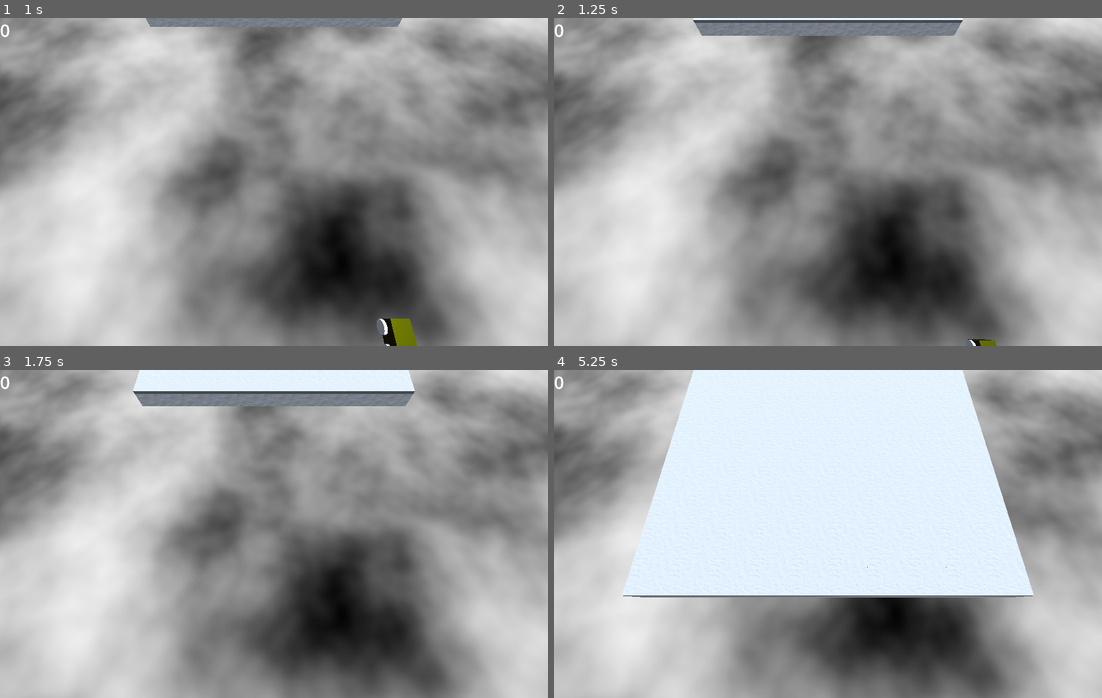
Above: before the commit, frames 1-4 (two rows, left to right).
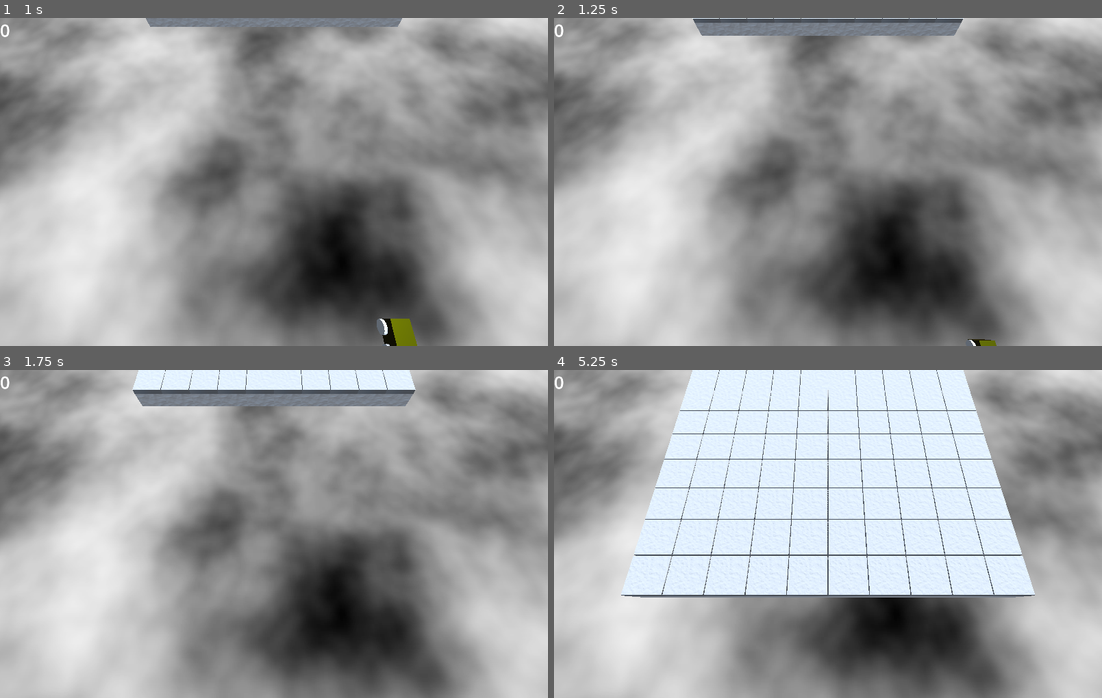
Above: after the commit, the same moments.

Repository: Blubtastic/minesweeper_2
Game: Godot game, scene res://Main.tscn
Two runs of this game, one before a commit and one after it. Both use one fixed random seed, a clock stepped at 60 frames per second and the inputs below.
Inputs:
- Up to frame 1 (1 s): tap Enter (ui_accept) at 0.5, 0.77 s; hold Right (ui_right) from 0.53 s (still down)
- Up to frame 2 (1.25 s): keep holding Right (ui_right)
- Up to frame 3 (1.75 s): release Right (ui_right) at 1.28 s; hold Down (ui_down) from 1.28 s (still down); tap Enter (ui_accept) at 1.52 s
- Up to frame 4 (5.25 s): release Down (ui_down) at 2.03 s; hold Right (ui_right) 2.03-2.78 s; hold Up (ui_up) 2.78-3.53 s; tap Enter (ui_accept) at 3.02, 3.77, 4.52 s; hold Left (ui_left) 3.53-5.03 s; hold Down (ui_down) from 5.03 s (still down)

Frame 1 is identical in both runs. In frame 2, 0.2% of the frame differs, in the area x 25-75%, y 0-2%; in frame 3, 0.3%; in frame 4, 2.3%, in the area x 12-88%, y 0-69%.

Commit message:
feat: cubes with visual borders

Diff:
--- a/shared/cube/Cube.tscn
+++ b/shared/cube/Cube.tscn
@@ -34,8 +34,12 @@
 heightmap_scale = -16.0
 refraction_scale = 0.08
 
-[sub_resource type="BoxMesh" id="BoxMesh_ccf4e"]
+[sub_resource type="CylinderMesh" id="CylinderMesh_sjbvx"]
 material = SubResource("StandardMaterial3D_xq44k")
+top_radius = 0.69
+bottom_radius = 0.707
+height = 1.5
+radial_segments = 4
 
 [sub_resource type="BoxShape3D" id="BoxShape3D_aokb8"]
 
@@ -105,8 +109,8 @@
 shape = SubResource("BoxShape3D_y1sac")
 
 [node name="TopMesh" type="MeshInstance3D" parent="."]
-transform = Transform3D(1, 0, 0, 0, 0.1, 0, 0, 0, 1, 0, 0.55, 0)
-mesh = SubResource("BoxMesh_ccf4e")
+transform = Transform3D(0.707107, 0, 0.707107, 0, 0.1, 0, -0.707107, 0, 0.707107, 0, 0.575, 0)
+mesh = SubResource("CylinderMesh_sjbvx")
 script = ExtResource("4_wdcma")
 
 [node name="Mesh" type="MeshInstance3D" parent="."]
--- a/shared/player/Player.tscn
+++ b/shared/player/Player.tscn
@@ -8,7 +8,7 @@
 size = Vector3(0.3, 0.258521, 0.5)
 
 [sub_resource type="CapsuleShape3D" id="CapsuleShape3D_qlff2"]
-radius = 0.1
+radius = 0.01
 height = 0.64248
 
 [sub_resource type="FastNoiseLite" id="FastNoiseLite_obdjf"]
